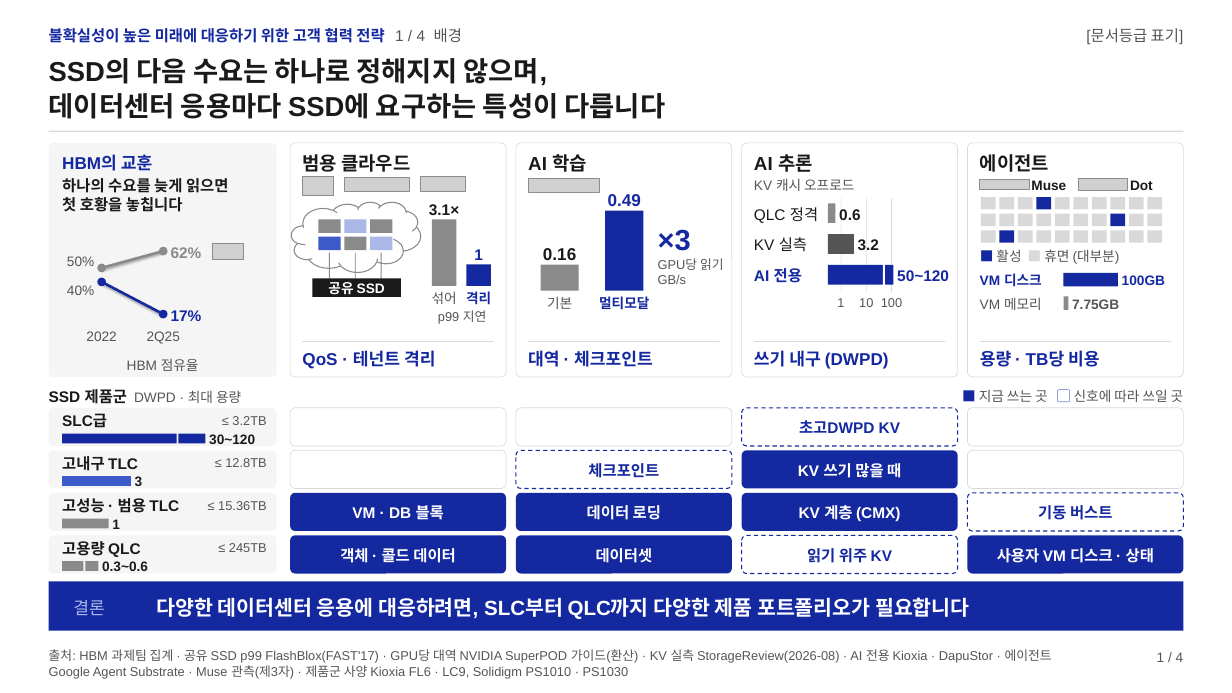
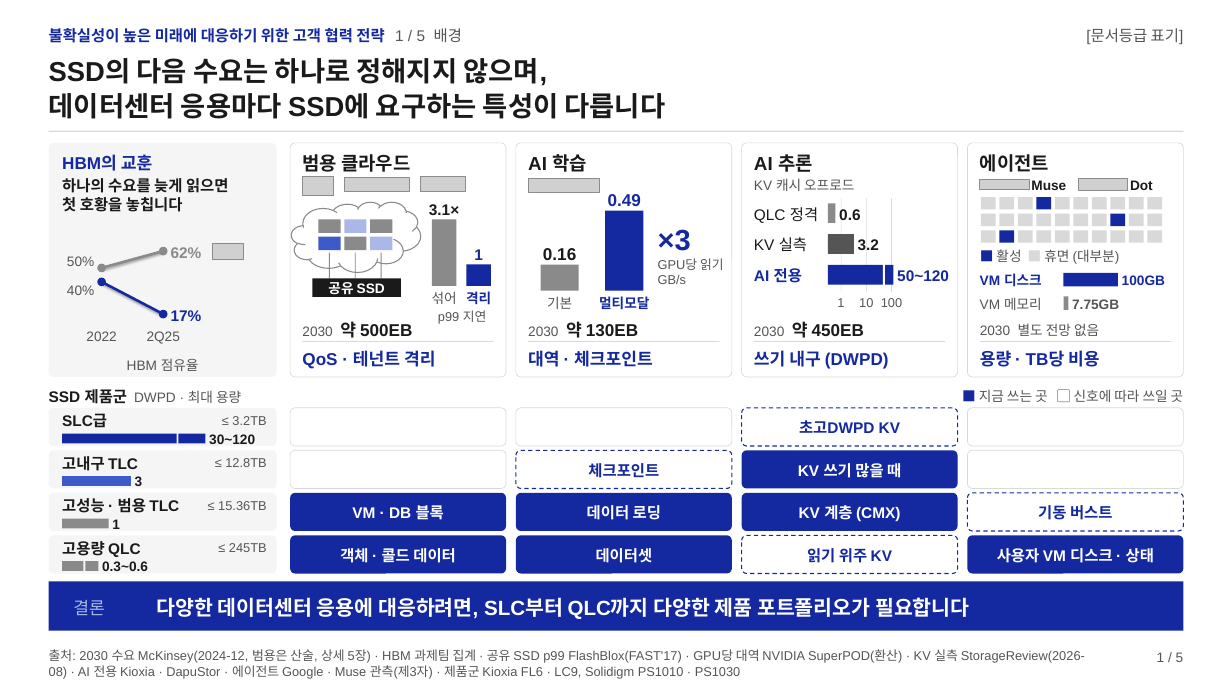
Before and after one commit to k31001/action-learning, a slide deck: slide 1 of outputs/presentation/ssd-future-ready-strategy.pptx. Drawn at 1232x693 pixels with LibreOffice and Linux fonts; fonts in the diff are those of the drawing; grey boxes stand for pictures; background and template pictures are left out. Boxes give left, top, right and bottom in pixels: in the first picture for what was removed or moved away, otherwise in the second. Text is boxed around its words. In the diff, an @@ line names an element or a change of style, - is before the commit and + after.

```diff
--- a/outputs/presentation/ssd-future-ready-strategy.pptx
+++ b/outputs/presentation/ssd-future-ready-strategy.pptx
@@ text at box(49, 28, 462, 43): text changed @@
-불확실성이 높은 미래에 대응하기 위한 고객 협력 전략 1 / 4 배경
+불확실성이 높은 미래에 대응하기 위한 고객 협력 전략 1 / 5 배경
@@ text added at box(302, 321, 412, 338), 20 pt, text #1A1A1A, bold @@
+2030 약 500EB
@@ text added at box(528, 321, 638, 338), 20 pt, text #1A1A1A, bold @@
+2030 약 130EB
@@ text added at box(754, 321, 864, 338), 20 pt, text #1A1A1A, bold @@
+2030 약 450EB
@@ text added at box(980, 323, 1099, 336), 16 pt, text #555555 @@
+2030 별도 전망 없음
@@ text at box(49, 649, 1085, 679): text changed @@
-출처: HBM 과제팀 집계 · 공유 SSD p99 FlashBlox(FAST'17) · GPU당 대역 NVIDIA SuperPOD 가이드(환산) · KV 실측 StorageReview(2026-08) · AI 전용 Kioxia · DapuStor · 에이전트 Google Agent Substrate · Muse 관측(제3자) · 제품군 사양 Kioxia FL6 · LC9, Solidigm PS1010 · PS1030
+출처: 2030 수요 McKinsey(2024-12, 범용은 산술, 상세 5장) · HBM 과제팀 집계 · 공유 SSD p99 FlashBlox(FAST'17) · GPU당 대역 NVIDIA SuperPOD(환산) · KV 실측 StorageReview(2026-08) · AI 전용 Kioxia · DapuStor · 에이전트 Google · Muse 관측(제3자) · 제품군 Kioxia FL6 · LC9, Solidigm PS1010 · PS1030
@@ text at box(1157, 652, 1184, 662): text changed @@
-1 / 4
+1 / 5
```
Also in this commit, not shown: 3 other slides changed, 1 slide added, 6 other files.
